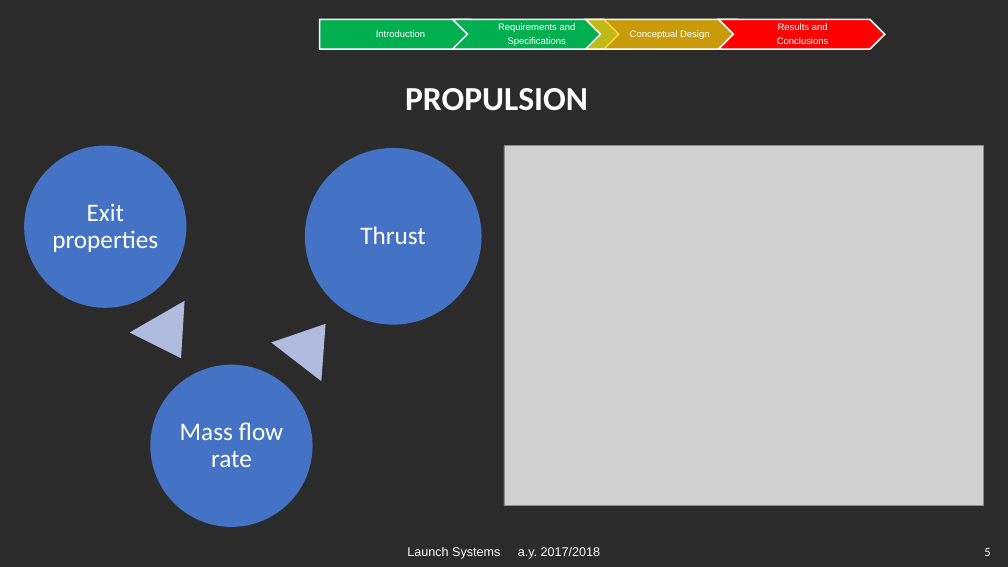
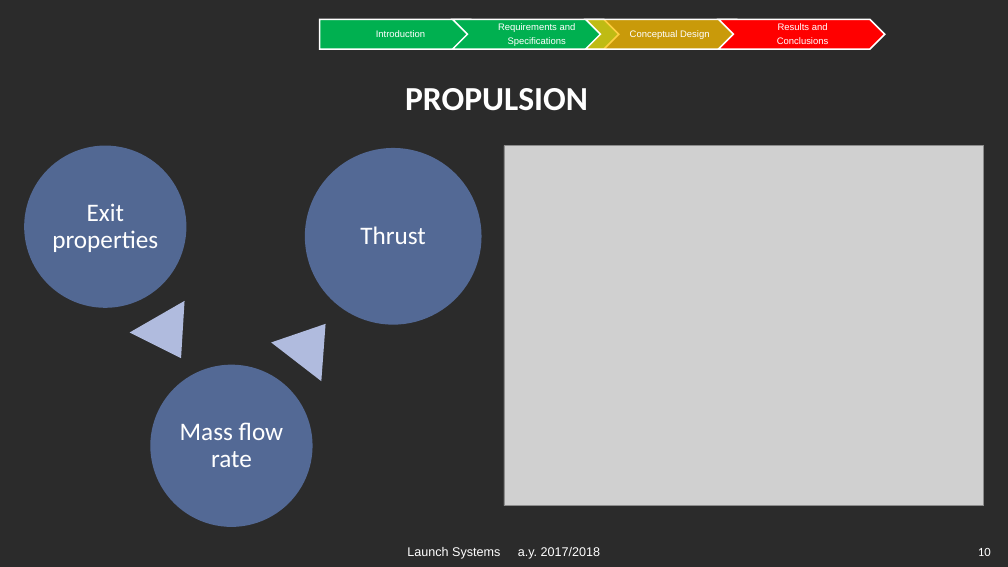
Before and after one commit to aeroanselm/Imbalance_project, a slide deck: slide 10 of Report/Project_Presentation_Ale.pptx (slide 5 before the commit). Drawn at 1008x567 pixels with LibreOffice and Linux fonts; fonts in the diff are those of the drawing; grey boxes stand for pictures; background and template pictures are left out; a plain dark background stands for a picture behind light text. Boxes give left, top, right and bottom in pixels: in the first picture for what was removed or moved away, otherwise in the second. Text is boxed around its words. In the diff, an @@ line names an element or a change of style, - is before the commit and + after.

```diff
--- a/Report/Project_Presentation_Ale.pptx
+++ b/Report/Project_Presentation_Ale.pptx
@@ ellipse at <box>24,146,187,309</box>: fill #4472C4 to #526893 @@
@@ ellipse at <box>305,148,482,325</box>: fill #4472C4 to #536995 @@
@@ ellipse at <box>150,364,313,527</box>: fill #4472C4 to #536995 @@
@@ page number at <box>978,548,991,556</box>: text changed @@
-5
+10
```
Also in this commit, not shown: 9 other slides changed, 5 slides added.
